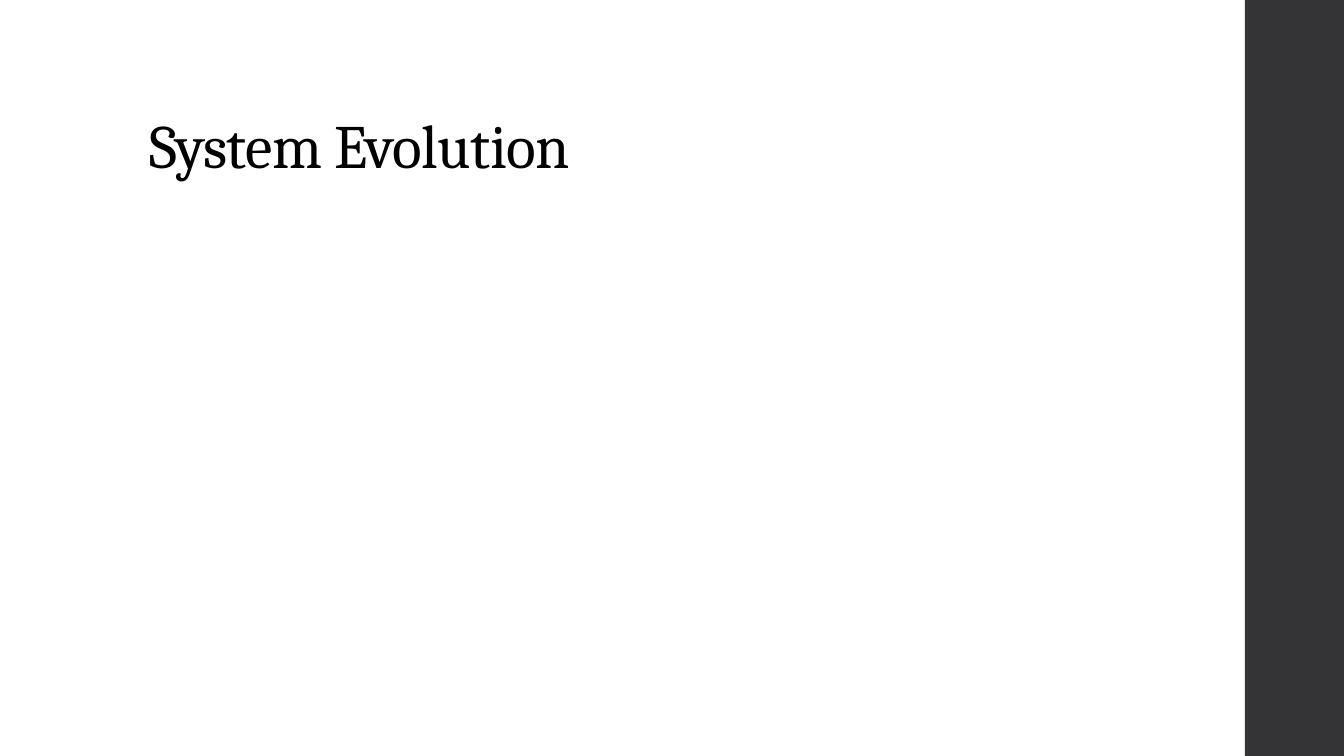
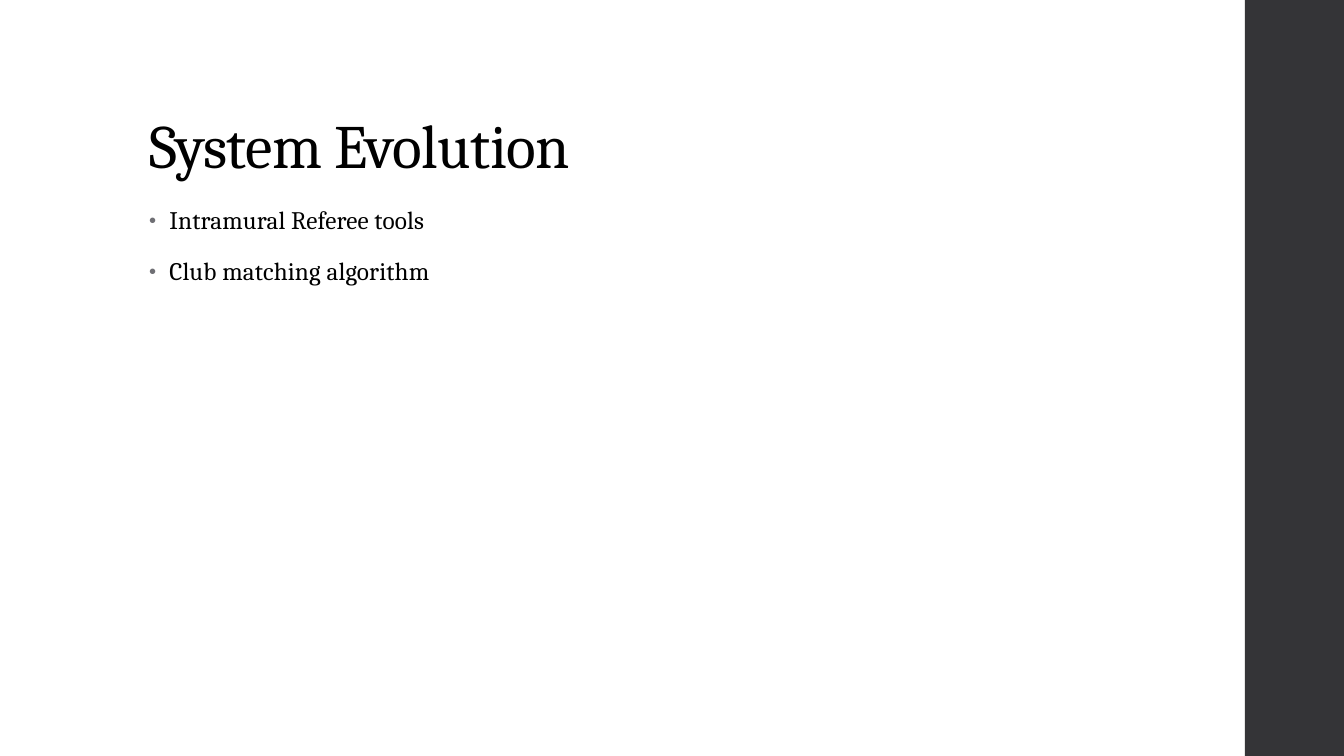
Before and after one commit to amgabriel45/CS495ClubStuff, a slide deck: slide 17 of Crimson Clubs (Requirements).pptx (slide 16 before the commit). Drawn at 1344x756 pixels with LibreOffice and Linux fonts; fonts in the diff are those of the drawing. Boxes give left, top, right and bottom in pixels: in the first picture for what was removed or moved away, otherwise in the second. Text is boxed around its words. In the diff, an @@ line names an element or a change of style, - is before the commit and + after.

Commit message:
Small Changes to the presentation

```diff
--- a/Crimson Clubs (Requirements).pptx
+++ b/Crimson Clubs (Requirements).pptx
@@ text added at <box>169,211,430,286</box>, 18 pt, text #000000 @@
+• Intramural Referee tools
+• Club matching algorithm
```
Also in this commit, not shown: 1 other slide changed, 2 slides added, 1 slide removed.
